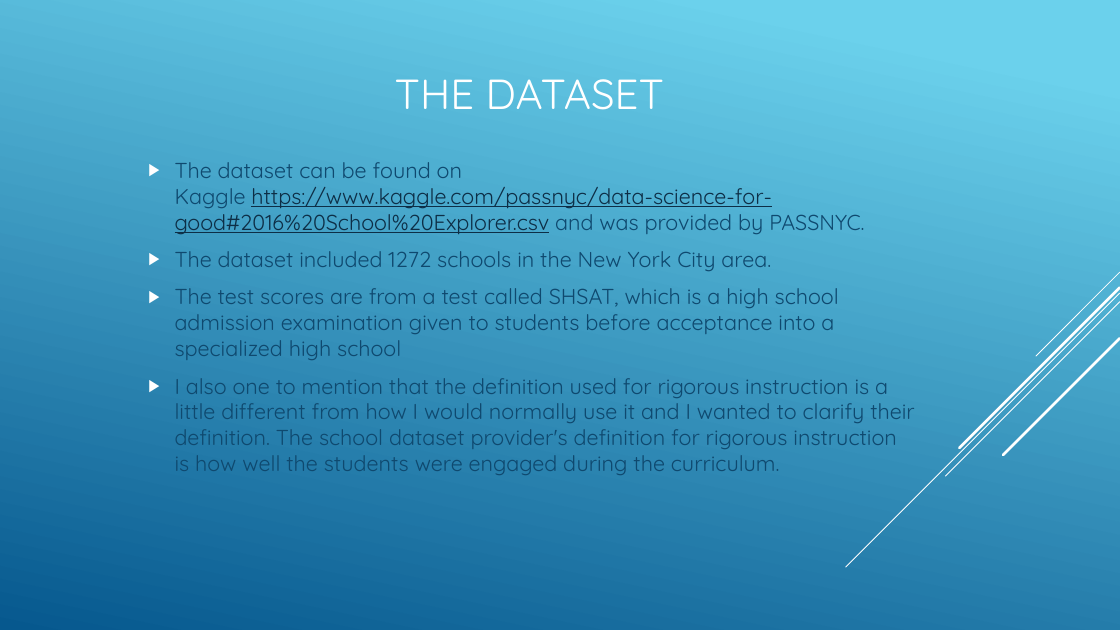
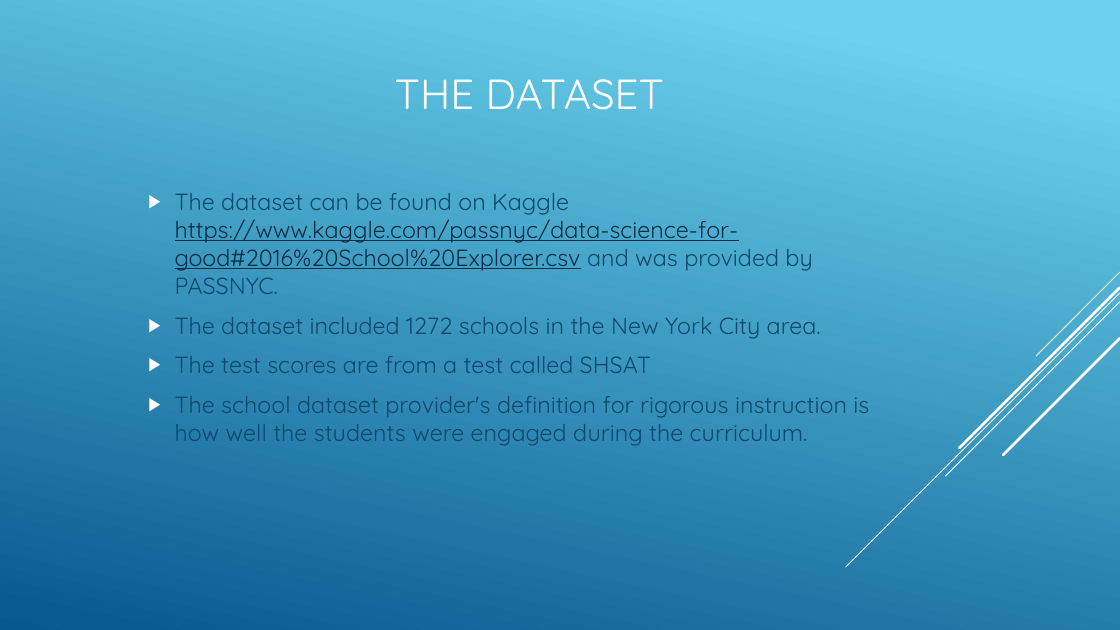
Before and after one commit to efuller11/Thinkful, a slide deck: slide 2 of New York Education System capstone.pptx. Drawn at 1120x630 pixels with LibreOffice and Linux fonts; fonts in the diff are those of the drawing. Boxes give left, top, right and bottom in pixels: in the first picture for what was removed or moved away, otherwise in the second. Text is boxed around its words. In the diff, an @@ line names an element or a change of style, - is before the commit and + after.

```diff
--- a/New York Education System capstone.pptx
+++ b/New York Education System capstone.pptx
@@ text at bbox=[175, 193, 821, 339]: size 18.5 to 20 pt in "The dataset can be found on Kaggle ...", "The dataset included 1272 schools in the ..." @@
@@ text at bbox=[175, 356, 869, 446]: text changed; size 18.5 to 20 pt @@
-▶ The test scores are from a test called SHSAT, which is a high school admission examination given to students before acceptance into a specialized high school
-▶ I also one to mention that the definition used for rigorous instruction is a little different from how I would normally use it and I wanted to clarify their definition. The school dataset provider's definition for rigorous instruction is how well the students were engaged during the curriculum.
+▶ The test scores are from a test called SHSAT
+▶ The school dataset provider's definition for rigorous instruction is how well the students were engaged during the curriculum.
```
Also in this commit, not shown: 6 other slides changed, 20 slides added, 9 slides removed, 1 other file.
